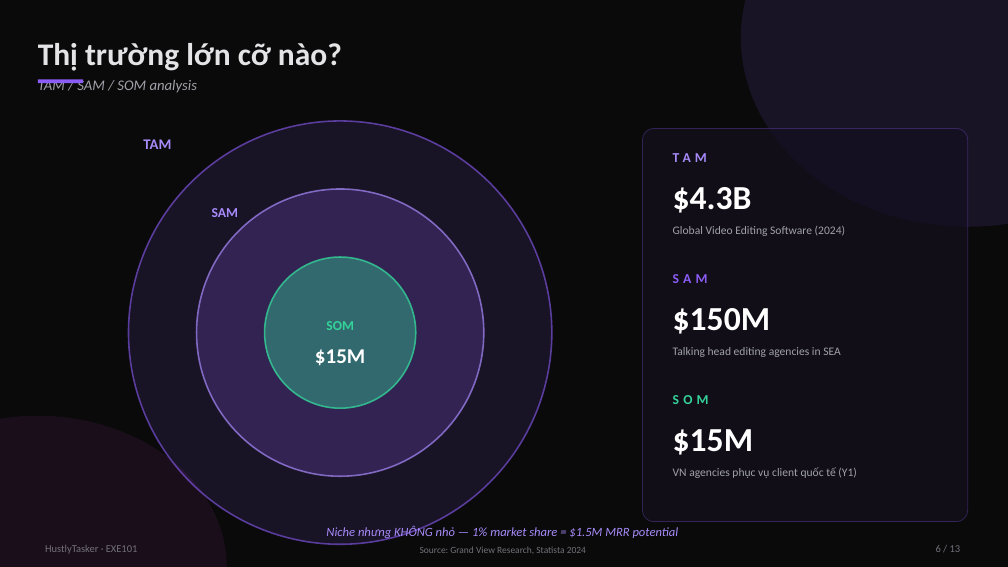
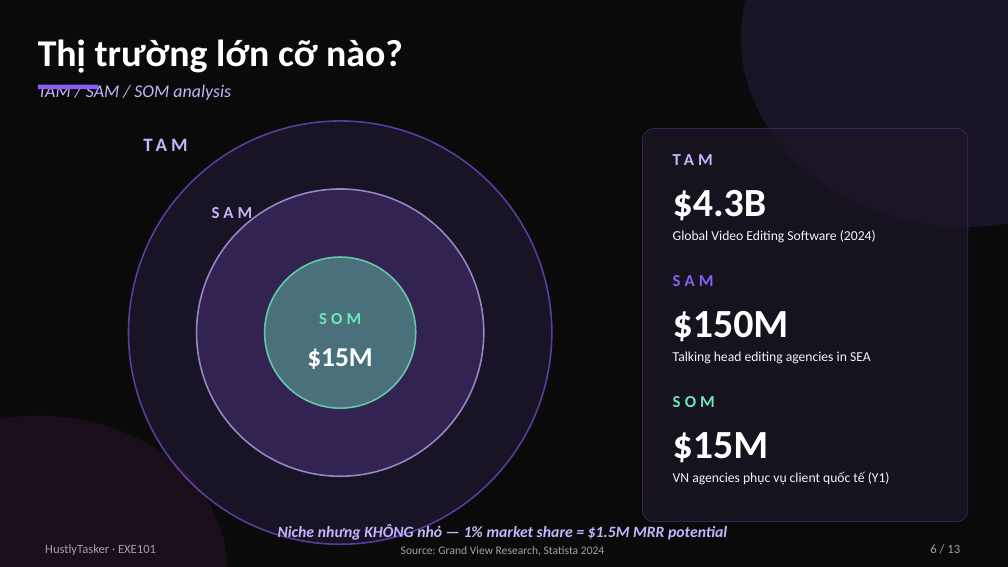
Before and after one commit to phucmetlamroi/agency_manager, a slide deck: slide 6 of presentation/HustlyTasker_Pitch_15min_Draft.pptx. Drawn at 1008x567 pixels with LibreOffice and Linux fonts; fonts in the diff are those of the drawing. Boxes give left, top, right and bottom in pixels: in the first picture for what was removed or moved away, otherwise in the second. Text is boxed around its words. In the diff, an @@ line names an element or a change of style, - is before the commit and + after.

```diff
--- a/presentation/HustlyTasker_Pitch_15min_Draft.pptx
+++ b/presentation/HustlyTasker_Pitch_15min_Draft.pptx
@@ text "Thị trường lớn cỡ nào?" at (38, 39, 403, 73): size 30 to 36 pt, text colour #E4E4E7 to #FFFFFF @@
@@ text "TAM" at (38, 84, 71, 97): size 14 to 18 pt, text colour #A78BFA to #C4B5FD, letter spacing 0 to 4 pt @@
@@ text "TAM / SAM / SOM ..." at (86, 84, 231, 100): size 14 to 17 pt, text colour #A1A1AA to #C4B5FD @@
@@ rectangle: place and size @@
-rectangle at (38, 79, 83, 83)
+rectangle at (38, 85, 98, 89)
@@ rounded rectangle at (643, 129, 968, 522): fill #14101F at 70% opacity to #1C1727 at 70% opacity @@
@@ text "TAM" at (665, 144, 741, 174): size 13 to 16 pt, text colour #A78BFA to #C4B5FD @@
@@ ellipse at (197, 189, 484, 476): outline #A78BFA 1.5 pt to #C4B5FD 1.5 pt @@
@@ text "SAM" at (212, 207, 253, 222): size 13 to 16 pt, text colour #A78BFA to #C4B5FD, letter spacing 0 to 4 pt @@
@@ ellipse at (265, 257, 416, 408): fill #34D399 at 40% opacity to #6EE7B7 at 40% opacity; outline #34D399 1.5 pt to #6EE7B7 1.5 pt @@
@@ text "SAM" at (673, 275, 714, 286): size 13 to 16 pt @@
@@ text "SOM": place and size @@
-text "SOM" at (326, 321, 354, 330)
+text "SOM" at (319, 313, 361, 324)
@@ text "SOM" at (319, 313, 361, 324): size 13 to 16 pt, text colour #34D399 to #6EE7B7, letter spacing 0 to 4 pt @@
@@ text "$15M": place and size @@
-text "$15M" at (315, 349, 365, 366)
+text "$15M" at (307, 348, 372, 369)
@@ text "$15M" at (307, 348, 372, 369): size 20 to 26 pt @@
@@ text "SOM" at (673, 396, 715, 407): size 13 to 16 pt, text colour #34D399 to #6EE7B7 @@
@@ size 32 to 38 pt in 3 elements at (673, 190, 767, 221), (673, 311, 789, 342), (673, 432, 768, 463) @@
@@ size 11 to 13 pt, text colour #A1A1AA to #F4F4F5 in 3 elements at (673, 230, 876, 243), (673, 351, 871, 364), (673, 472, 890, 485) @@
@@ text "Niche nhưng KHÔNG nhỏ — ..." at (278, 523, 727, 541): size 12 to 15 pt, text colour #A78BFA to #C4B5FD, bold on @@
@@ text "HustlyTasker · EXE101" at (45, 544, 156, 555): size 10 to 12 pt, text colour #71717A to #A1A1AA @@
@@ text "6 / 13" at (930, 544, 960, 553): size 10 to 12 pt, text colour #71717A to #A1A1AA @@
@@ text "Source: Grand View Research, Statista ..." at (401, 546, 604, 555): size 9 to 11 pt, text colour #71717A to #A1A1AA @@
```
Also in this commit, not shown: 12 other slides changed, 1 other file.
